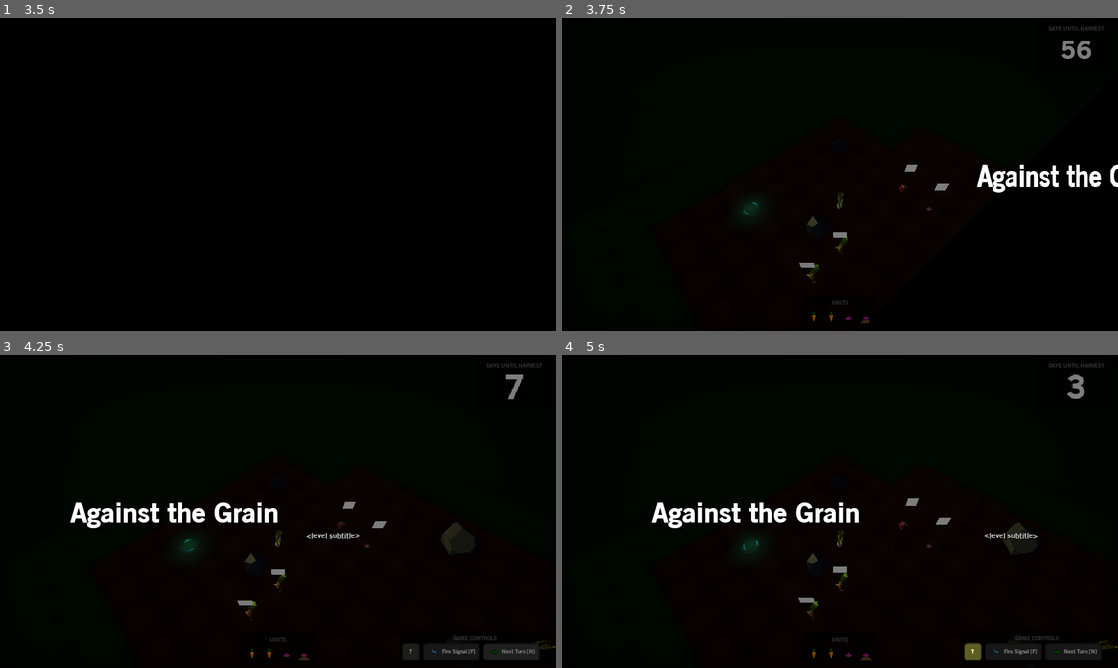
Above: before the commit, frames 1-4 (two rows, left to right).
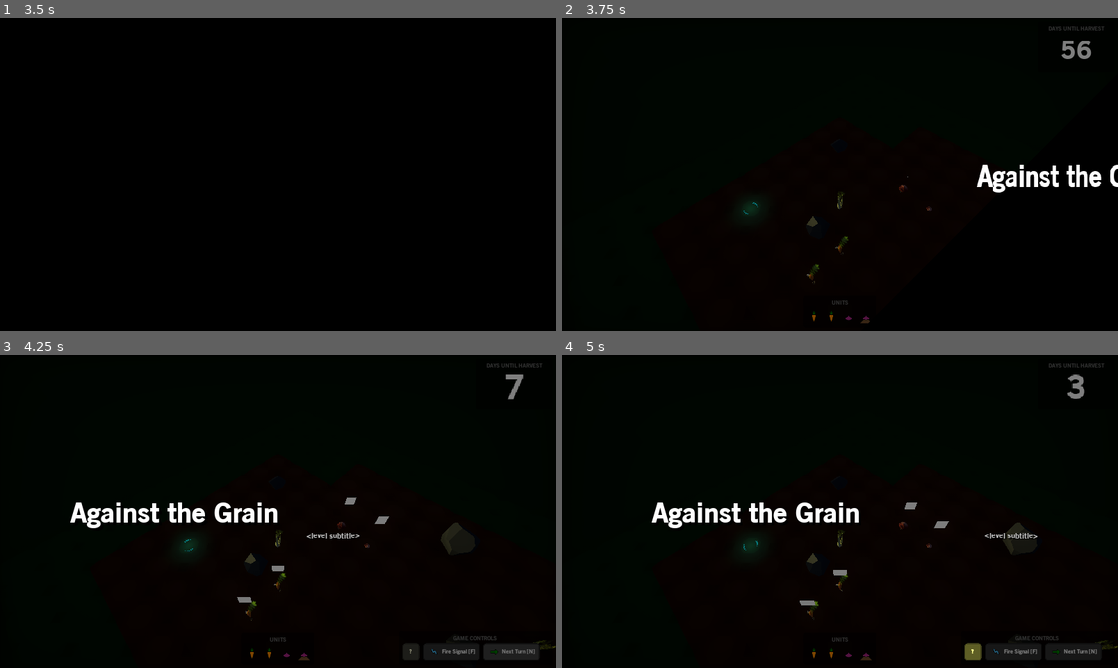
Above: after the commit, the same moments.

Repository: wingedadventurer/gwj-xii
Game: Godot game, scene res://scenes/ui/menus/main_menu.tscn
Two runs of this game, one before a commit and one after it. Both use one fixed random seed, a clock stepped at 60 frames per second and the inputs below.
Inputs (mouse positions are in pixels of both pictures, inside the frame that each line leads up to):
- Up to frame 1 (3.5 s): tap Enter at 0.5 s; move the mouse to (400, 158) at 0.52 s; hold Down (camera_move_back) 0.53-1.25 s; click (400, 158) at 0.67 s; click "Play" at 1.25 s; click "Against the Grain" at 2 s; click "Next Turn [N]" at 2.75 s
- Up to frame 2 (3.75 s): click "Next Turn [N]" at 3.5 s
- Up to frame 3 (4.25 s): no input
- Up to frame 4 (5 s): click "?" at 4.25 s

Frame 1 is identical in both runs. In frame 2, 0.2% of the frame differs, in the area x 42-70%, y 46-80%; in frame 3, 0.2%, in the area x 42-70%, y 45-80%; in frame 4, 0.2%.

Commit message:
:hammer: Fix action indicators not appearing after turn

Diff:
--- a/godot-project/scripts/level.gd
+++ b/godot-project/scripts/level.gd
@@ -143,6 +143,9 @@
 	else:
 		enable_all_controls()
 
+	for unit in get_tree().get_nodes_in_group("unit"):
+		unit.set_action_done(false)
+
 	# update days to harvest
 	set_days_to_harvest(days_to_harvest - 1)
 
--- a/godot-project/scripts/unit.gd
+++ b/godot-project/scripts/unit.gd
@@ -181,7 +181,8 @@
 	$signal_positions.global_transform.origin = new_global_origin
 
 func reset() -> void:
-	action_done = false
+	if not action_done:
+		set_action_done(true)
 	signals_launched = false
 
 func bury(quiet := false) -> void:
